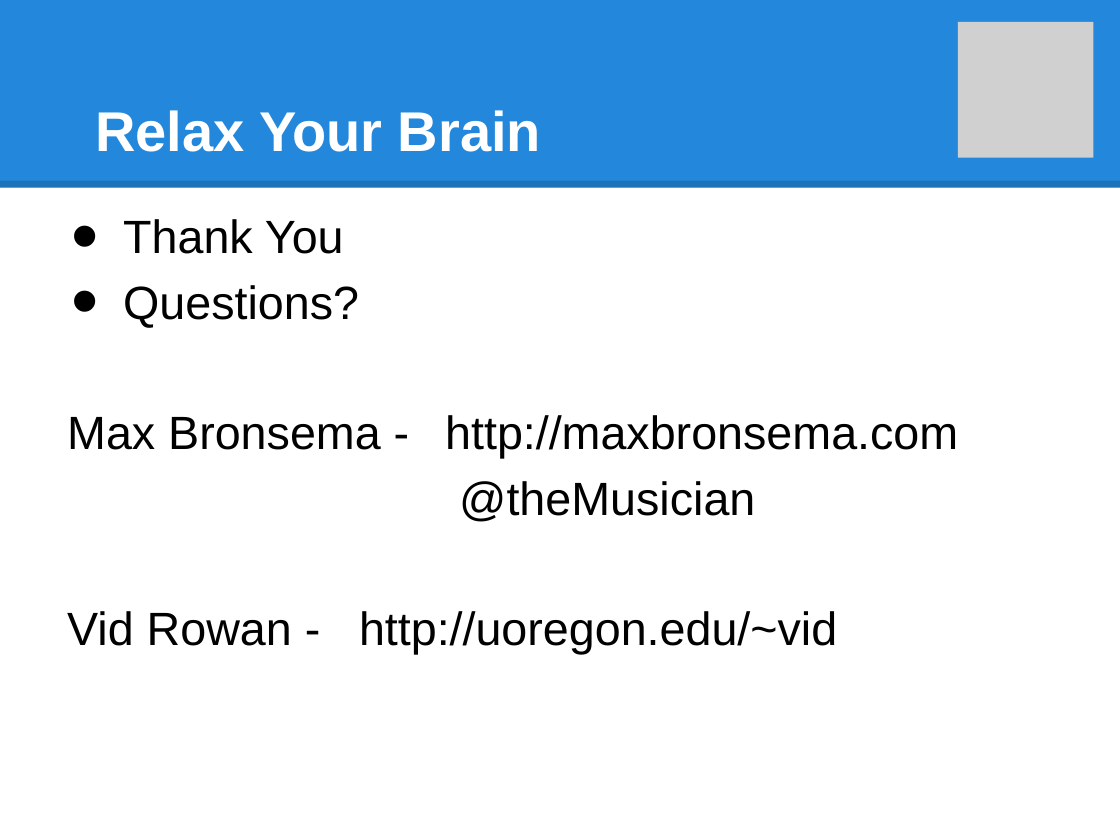
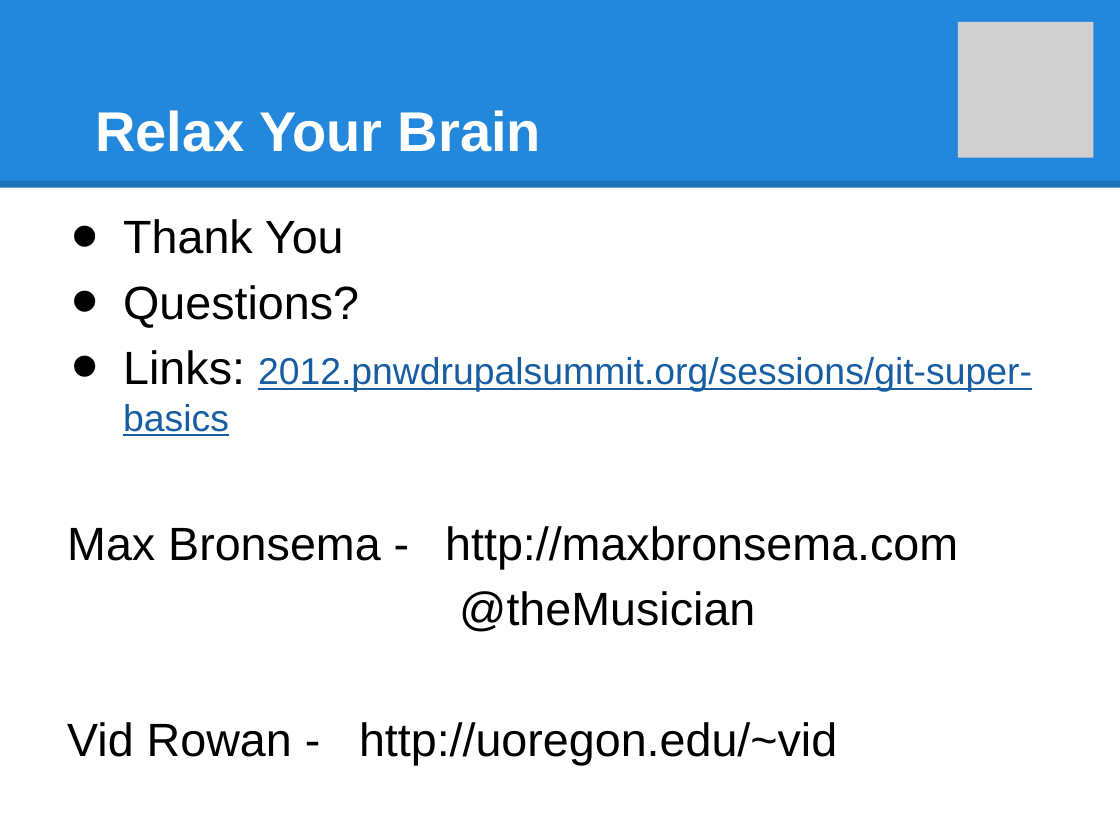
Before and after one commit to vid-uo/riddlegames, a slide deck: slide 17 of _assets/Git Super Basics.pptx (slide 11 before the commit). Drawn at 1120x840 pixels with LibreOffice and Linux fonts; fonts in the diff are those of the drawing; grey boxes stand for pictures. Boxes give left, top, right and bottom in pixels: in the first picture for what was removed or moved away, otherwise in the second. Text is boxed around its words. In the diff, an @@ line names an element or a change of style, - is before the commit and + after.

```diff
--- a/_assets/Git Super Basics.pptx
+++ b/_assets/Git Super Basics.pptx
@@ text at [123, 357, 1032, 436]: paragraph added @@
+• Links: 2012.pnwdrupalsummit.org/sessions/git-super-basics
```
Also in this commit, not shown: 5 other slides changed, 7 slides added, 1 slide removed, 4 other files.
